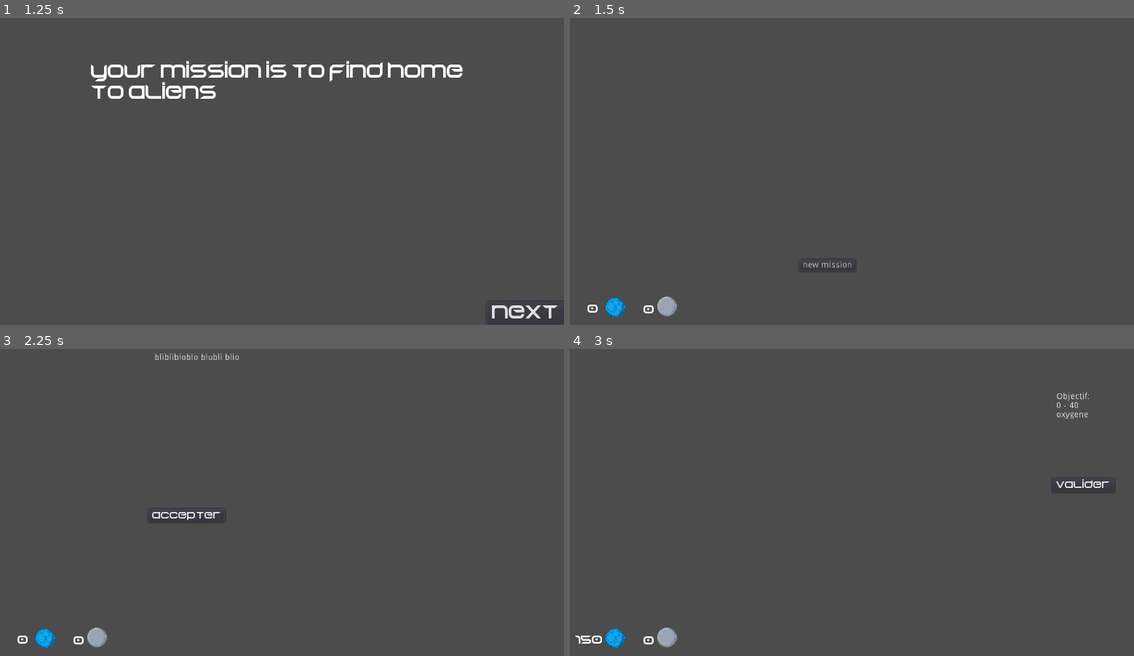
Above: before the commit, frames 1-4 (two rows, left to right).
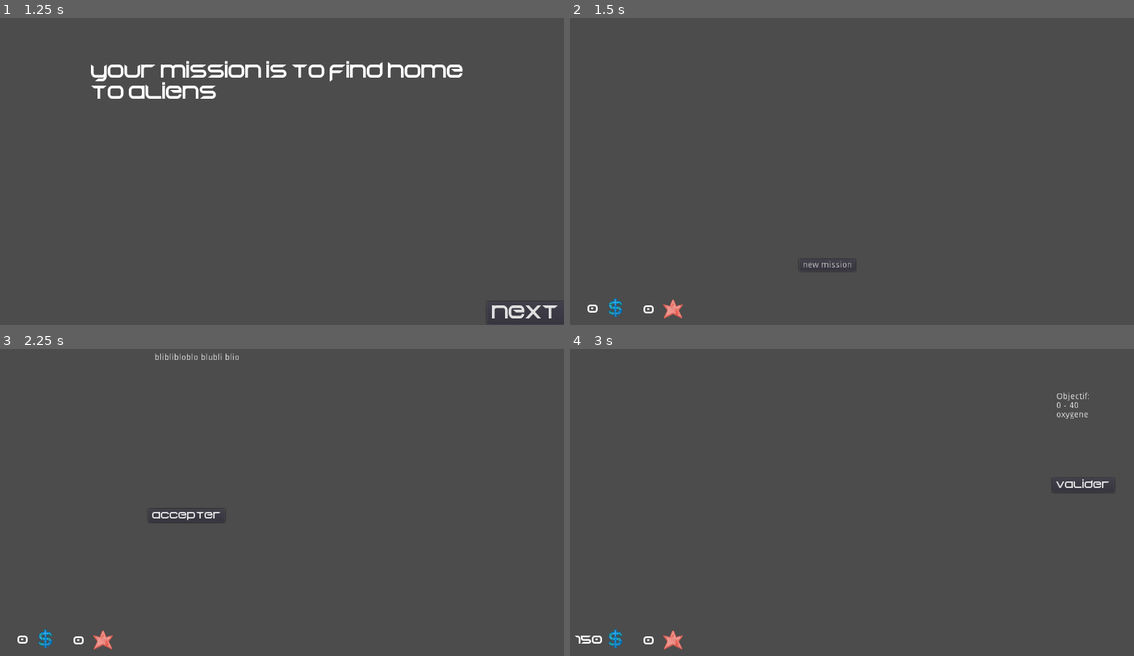
Above: after the commit, the same moments.

Repository: RyanHerb/-jubilant-octo-robot
Game: Godot game, scene res://Main.tscn
Two runs of this game, one before a commit and one after it. Both use one fixed random seed, a clock stepped at 60 frames per second and the inputs below.
Inputs:
- Up to frame 1 (1.25 s): click "start" at 0.5 s
- Up to frame 2 (1.5 s): click "next" at 1.25 s
- Up to frame 3 (2.25 s): click "new mission" at 2 s
- Up to frame 4 (3 s): click "accepter" at 2.75 s

Frame 1 is identical in both runs. In frame 2, 0.4% of the frame differs, in the area x 6-20%, y 90-98%; in frame 3, 0.4%; in frame 4, 0.4%.

Commit message:
affichage icone prestige et money

Diff:
--- a/HUDBureau.tscn
+++ b/HUDBureau.tscn
@@ -2,8 +2,8 @@
 
 [ext_resource path="res://assets/Begok v15_2015___free.ttf" type="DynamicFontData" id=1]
 [ext_resource path="res://HUDBureau.gd" type="Script" id=2]
-[ext_resource path="res://assets/planets/grey2.png" type="Texture" id=3]
-[ext_resource path="res://assets/planets/blue.png" type="Texture" id=4]
+[ext_resource path="res://assets/icons_ui/cash.png" type="Texture" id=3]
+[ext_resource path="res://assets/icons_ui/prestige.png" type="Texture" id=4]
 
 [sub_resource type="DynamicFont" id=9]
 font_data = ExtResource( 1 )
@@ -63,7 +63,8 @@
 text = "0"
 align = 2
 __meta__ = {
-"_edit_group_": true
+"_edit_group_": true,
+"_edit_use_anchors_": false
 }
 
 [node name="FinishMissionButton" type="Button" parent="."]
@@ -106,14 +107,14 @@
 
 [node name="SymboleMoney" type="Sprite" parent="."]
 position = Vector2( 86, 345 )
-texture = ExtResource( 4 )
+texture = ExtResource( 3 )
 __meta__ = {
 "_edit_group_": true
 }
 
 [node name="SymbolePrestige" type="Sprite" parent="."]
-position = Vector2( 171, 343 )
-texture = ExtResource( 3 )
+position = Vector2( 181.079, 346.78 )
+texture = ExtResource( 4 )
 __meta__ = {
 "_edit_group_": true
 }
Not shown, added: assets/icons_ui/prestige.png.import
